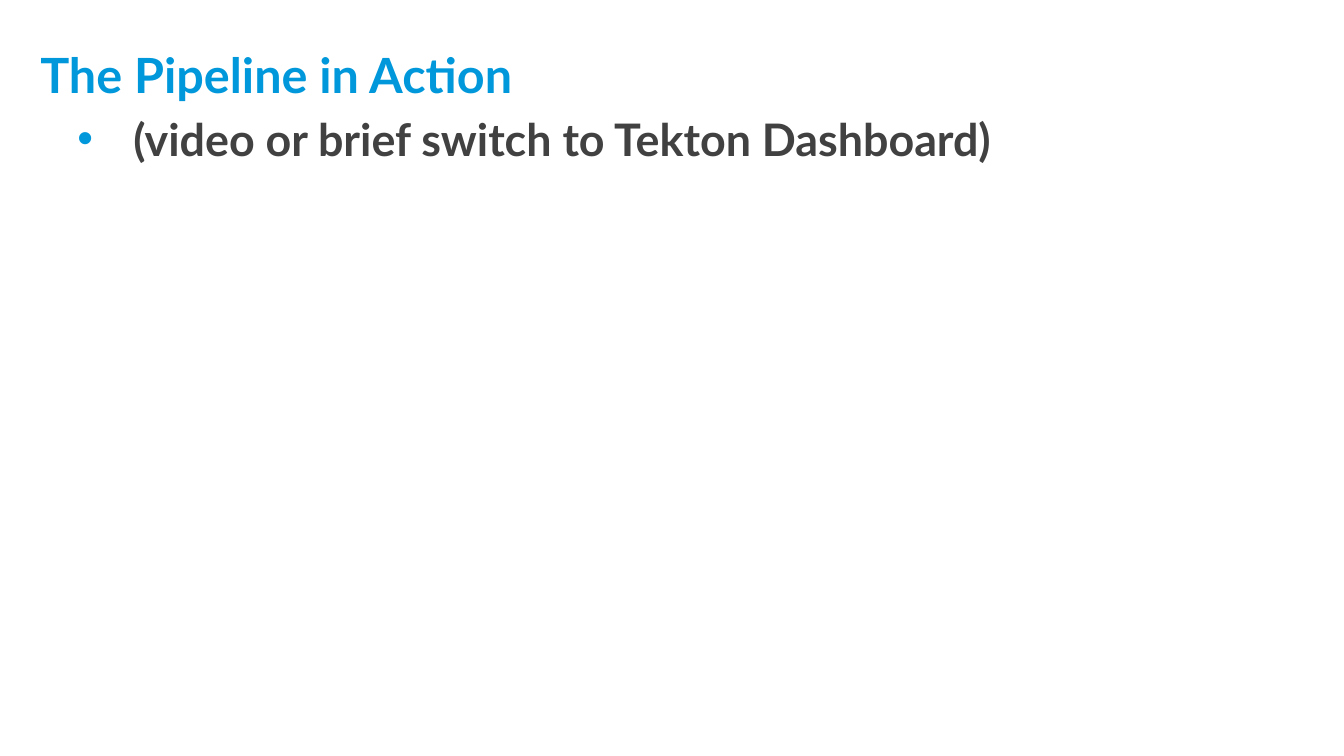
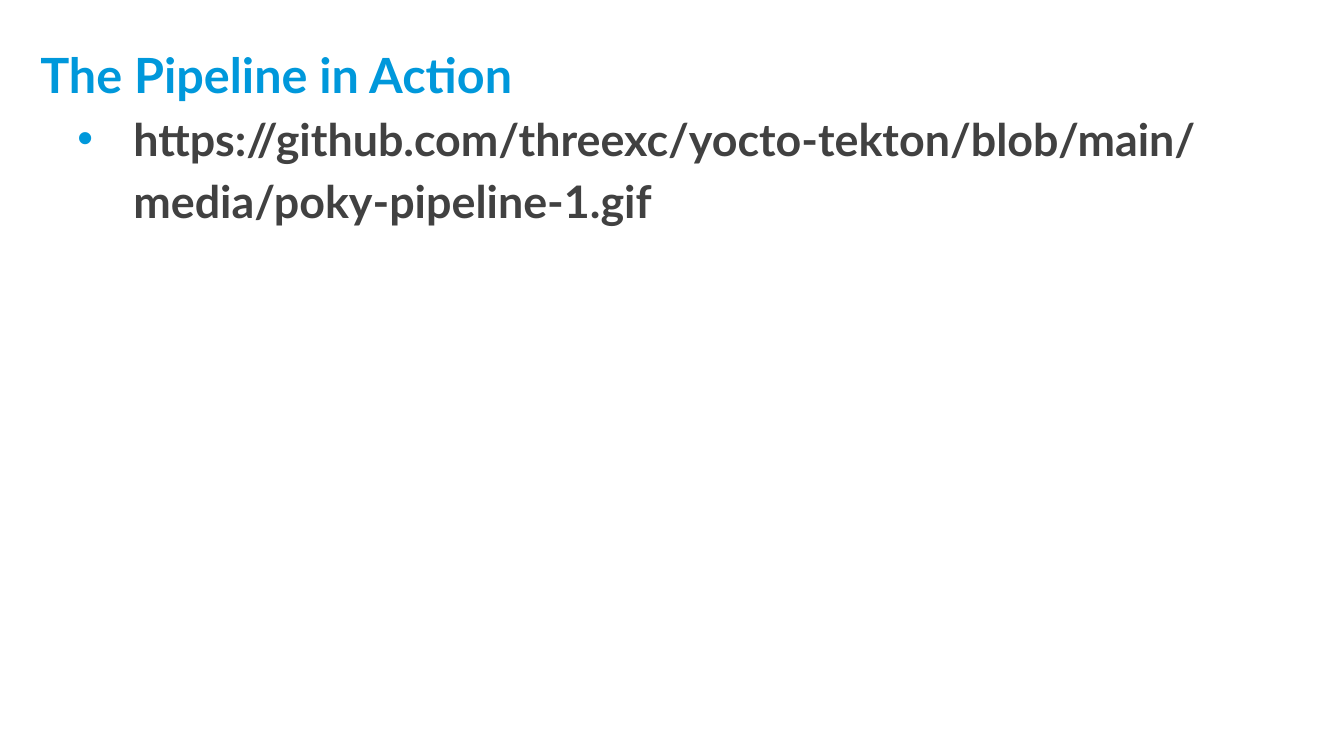
Before and after one commit to threexc/yocto-tekton, a slide deck: slide 18 of yddtalk/YP_DevDay_k8s_tekton.odp (slide 22 before the commit). Drawn at 1344x756 pixels with LibreOffice and Linux fonts; fonts in the diff are those of the drawing; background and template pictures are left out. Boxes give left, top, right and bottom in pixels: in the first picture for what was removed or moved away, otherwise in the second. Text is boxed around its words. In the diff, an @@ line names an element or a change of style, - is before the commit and + after.

```diff
--- a/yddtalk/YP_DevDay_k8s_tekton.odp
+++ b/yddtalk/YP_DevDay_k8s_tekton.odp
@@ text at bbox=[133, 122, 1195, 226]: text changed @@
-• (video or brief switch to Tekton Dashboard)
+• https://github.com/threexc/yocto-tekton/blob/main/media/poky-pipeline-1.gif
```
Also in this commit, not shown: 2 other slides changed, 1 slide added, 2 slides removed.
